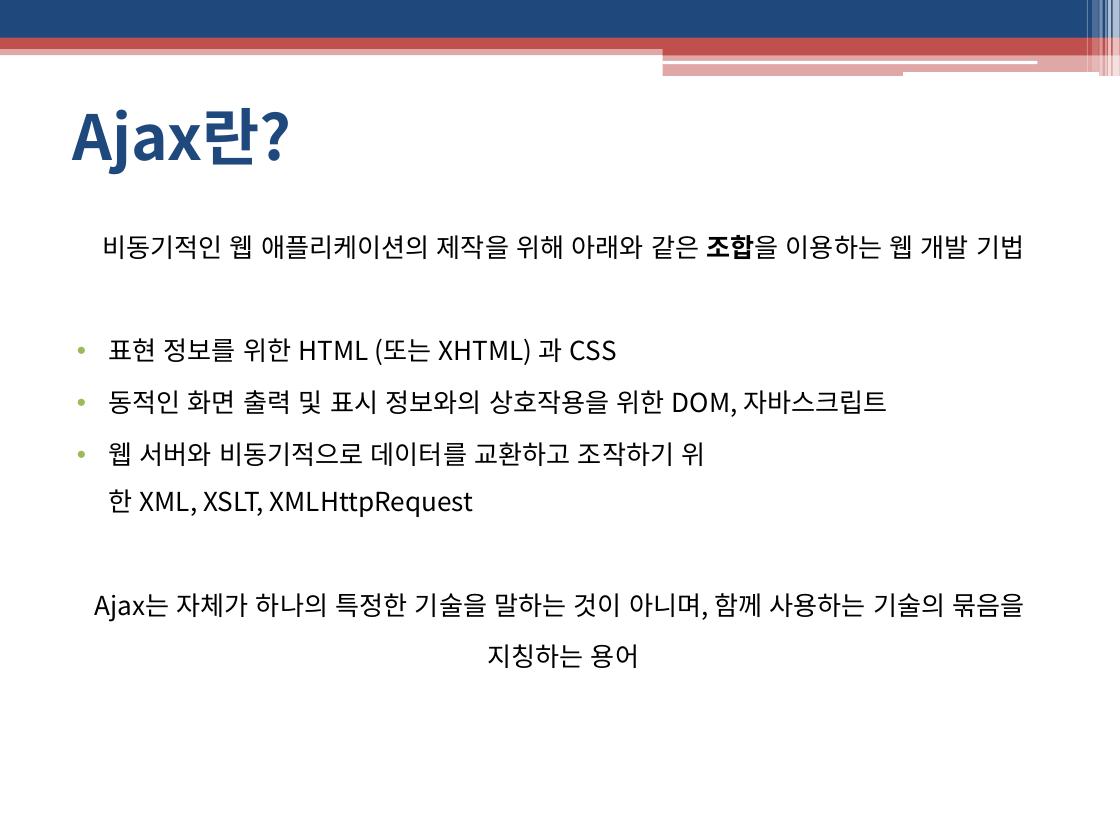
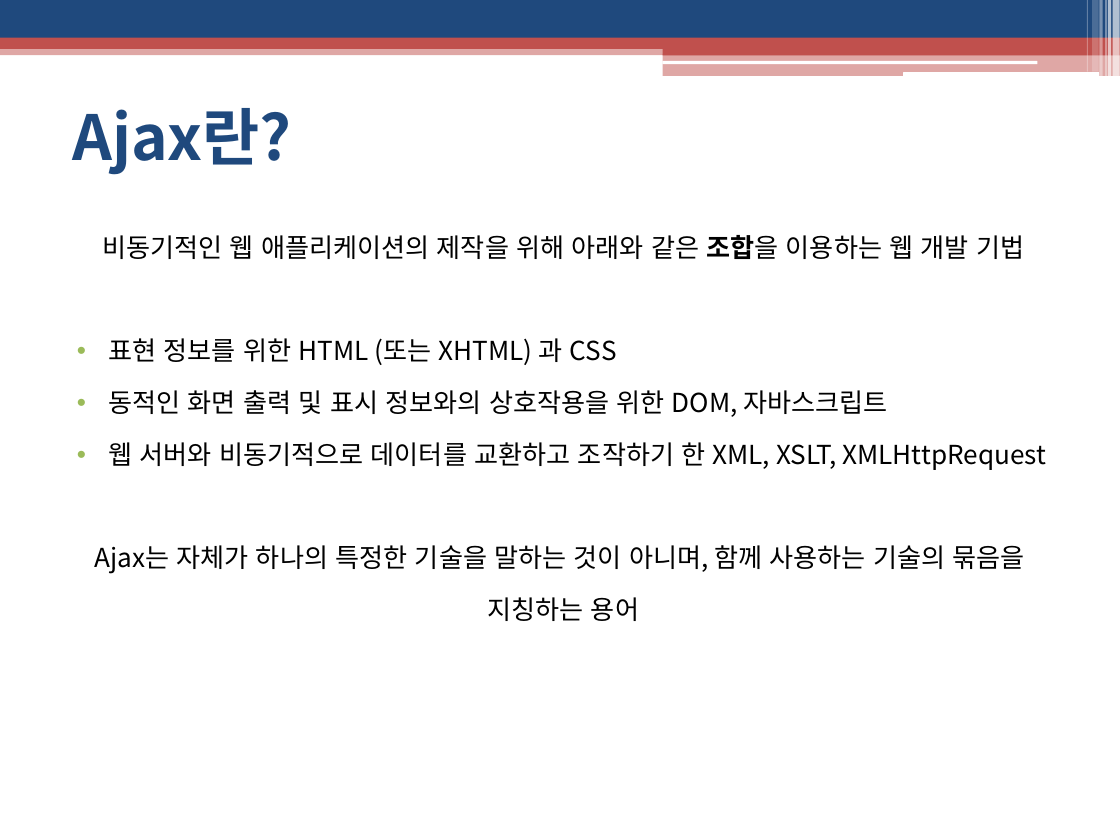
Before and after one commit to Runtym/osf-homework, a slide deck: slide 2 of src/kimsiyoon/p20190401/Ajax.pptx. Drawn at 1120x840 pixels with LibreOffice and Linux fonts; fonts in the diff are those of the drawing. Boxes give left, top, right and bottom in pixels: in the first picture for what was removed or moved away, otherwise in the second. Text is boxed around its words. In the diff, an @@ line names an element or a change of style, - is before the commit and + after.

```diff
--- a/src/kimsiyoon/p20190401/Ajax.pptx
+++ b/src/kimsiyoon/p20190401/Ajax.pptx
@@ text at (108,442,1047,470): text changed @@
-• 웹 서버와 비동기적으로 데이터를 교환하고 조작하기 위한 XML, XSLT, XMLHttpRequest
+• 웹 서버와 비동기적으로 데이터를 교환하고 조작하기 한 XML, XSLT, XMLHttpRequest
```
Also in this commit, not shown: 1 other slide changed, 1 other file.
